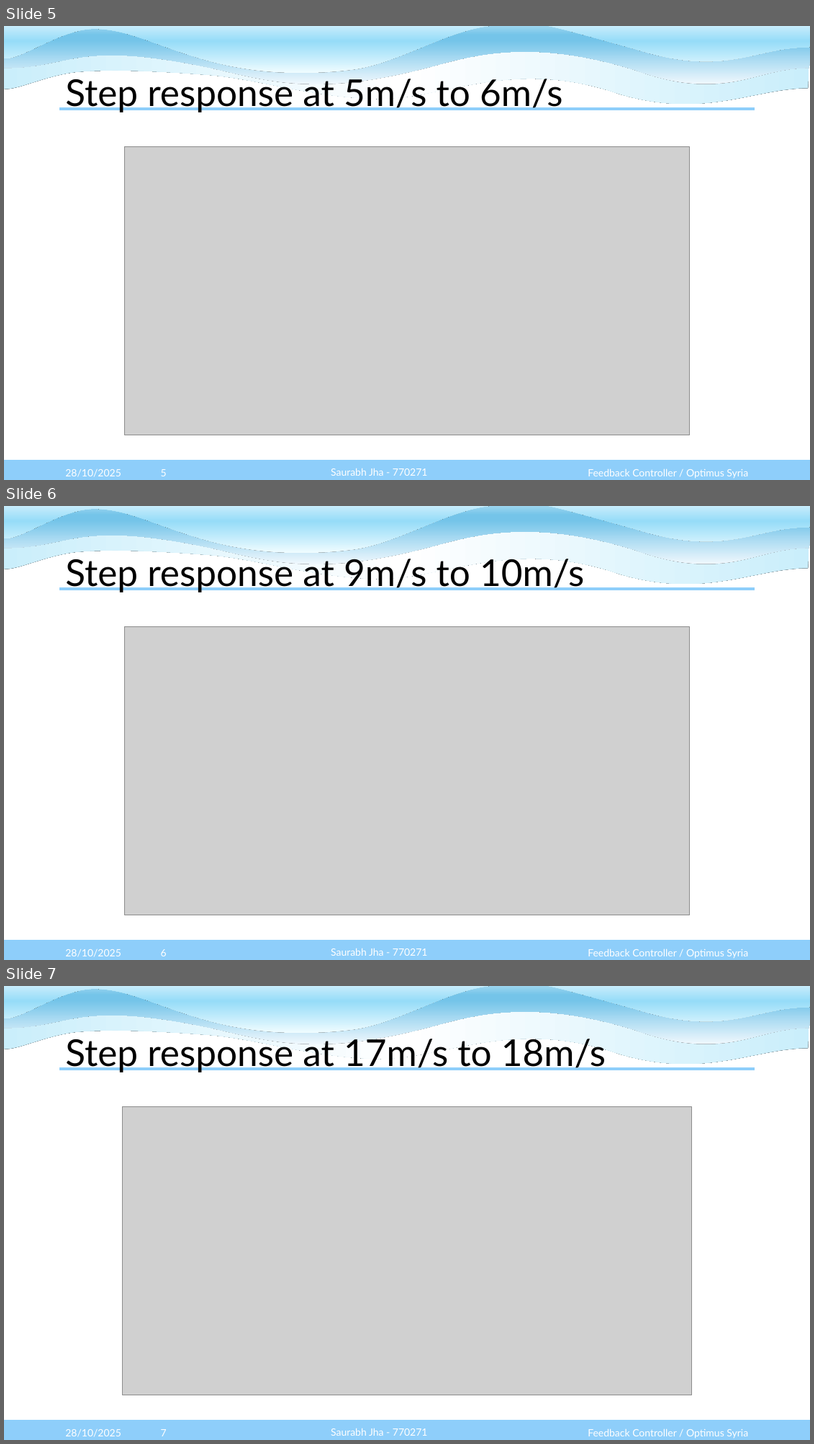
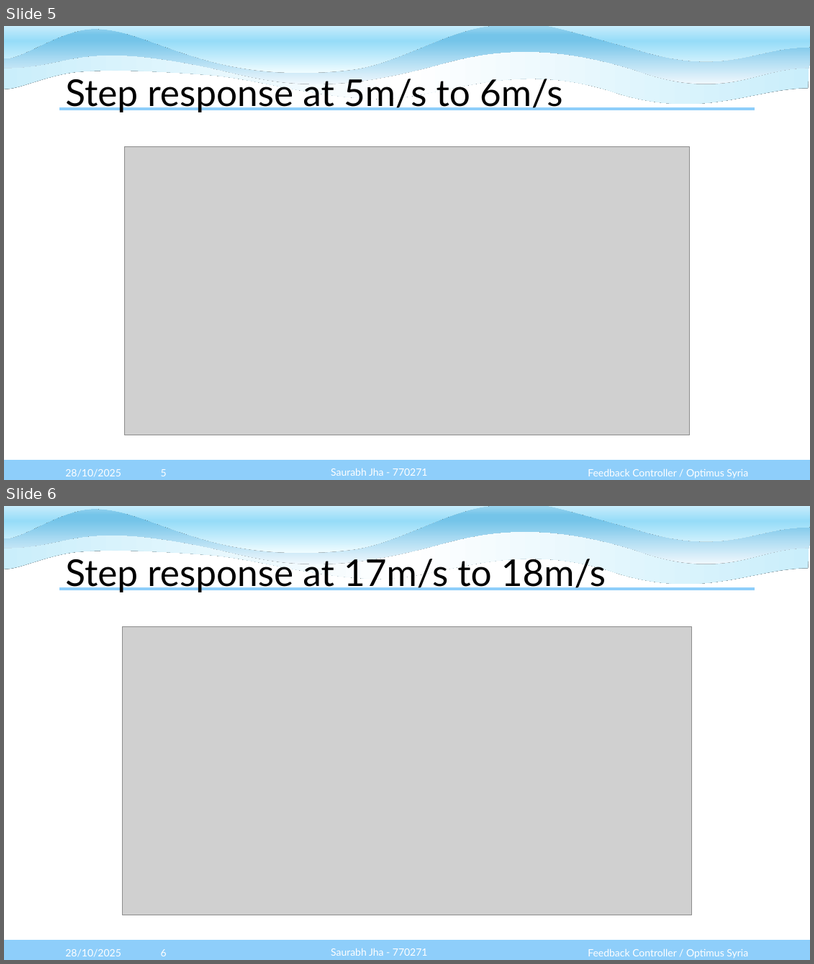
Before and after one commit to Karim-bakhtyar/Optimus-Syria-WEC, a slide deck: 3_Presentations/week 5/Week_5 Team Feedback Controller WEC 2025.pptx. Shown one above the other, each under a label of ours: slides 5, 6 and 7 before the commit, slides 5 and 6 after it. The pictures are 814x1444 and 814x964 pixels, drawn with LibreOffice and Linux fonts; fonts in the diff are those of the drawing; grey boxes stand for pictures. Boxes give left, top, right and bottom in pixels: in the first picture for what was removed or moved away, otherwise in the second. Text is boxed around its words. In the diff, an @@ line names an element or a change of style, - is before the commit and + after.

```diff
--- a/3_Presentations/week 5/Week_5 Team Feedback Controller WEC 2025.pptx
+++ b/3_Presentations/week 5/Week_5 Team Feedback Controller WEC 2025.pptx
@@ slide 6 removed at [4,506,810,960], background #FFFFFF; not listed: 8 template elements that a slide beside it also shows @@
@@ title removed at [65,554,584,592] @@
-Step response at 9m/s to 10m/s
@@ picture removed at [124,627,690,915] @@
@@ text removed at [65,949,121,957] @@
-28/10/2025
@@ page number removed at [161,949,167,956] @@
-6
@@ text removed at [331,948,428,955] @@
-Saurabh Jha - 770271
@@ text removed at [588,949,748,958] @@
-Feedback Controller / Optimus Syria
@@ what was slide 7 is now slide 6 @@
@@ page number at [161,949,167,956]: text changed @@
-7
+6
```
